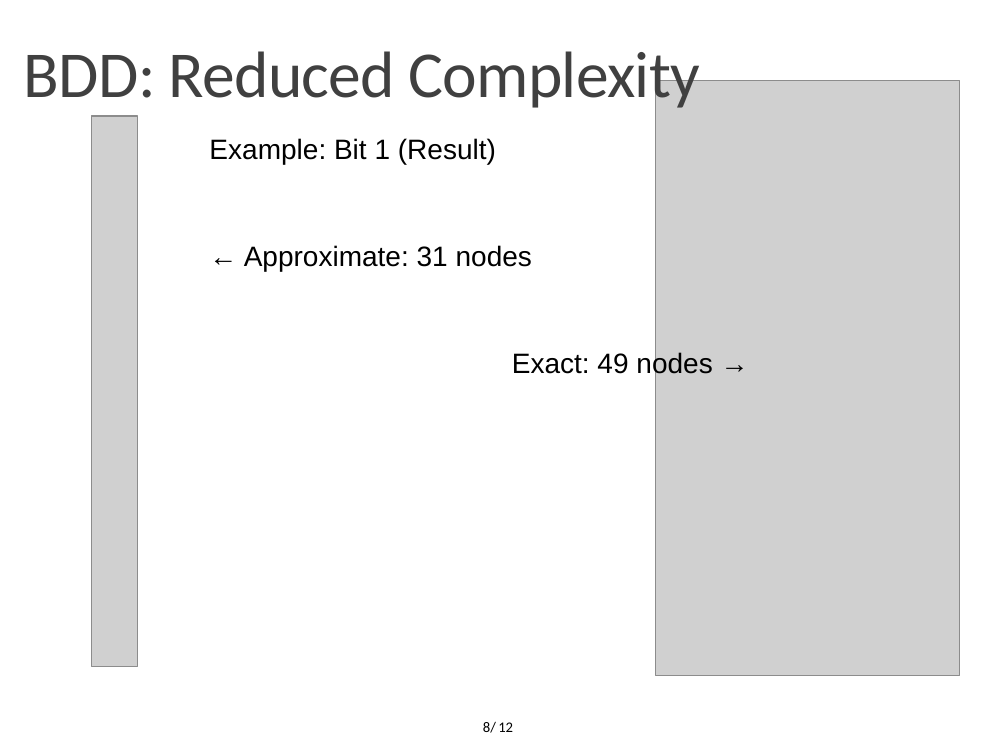
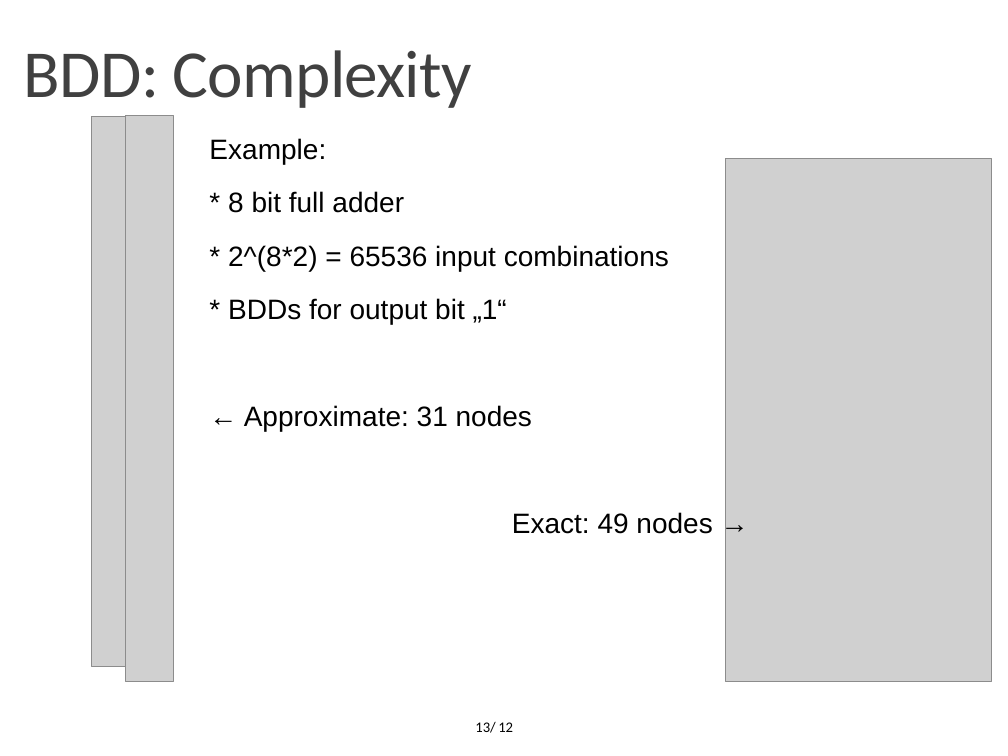
Before and after one commit to OrionLightning/Approximate-Circuit, a slide deck: slide 13 of Presentation Slides/Second Midterm (11-01-2022)/Midterm 11-01-2022.pptx (slide 8 before the commit). Drawn at 1008x756 pixels with LibreOffice and Linux fonts; fonts in the diff are those of the drawing; grey boxes stand for pictures; background and template pictures are left out. Boxes give left, top, right and bottom in pixels: in the first picture for what was removed or moved away, otherwise in the second. Text is boxed around its words. In the diff, an @@ line names an element or a change of style, - is before the commit and + after.

```diff
--- a/Presentation Slides/Second Midterm (11-01-2022)/Midterm 11-01-2022.pptx
+++ b/Presentation Slides/Second Midterm (11-01-2022)/Midterm 11-01-2022.pptx
@@ text at bbox=[24, 50, 472, 108]: text changed; size 46.8 to 48 pt @@
-BDD: Reduced Complexity
+BDD: Complexity
@@ picture added at bbox=[126, 116, 173, 681] @@
@@ text at bbox=[209, 138, 669, 324]: text changed @@
-Example: Bit 1 (Result)
+Example:
+* 8 bit full adder
+* 2^(8*2) = 65536 input combinations
+* BDDs for output bit „1“
@@ picture: place and size @@
-picture at bbox=[656, 81, 960, 676]
+picture at bbox=[726, 158, 992, 681]
@@ page number at bbox=[475, 722, 495, 733]: text changed @@
-8/
+13/
```
Also in this commit, not shown: 5 other slides changed, 12 slides added, 2 slides removed, 2 other files.
